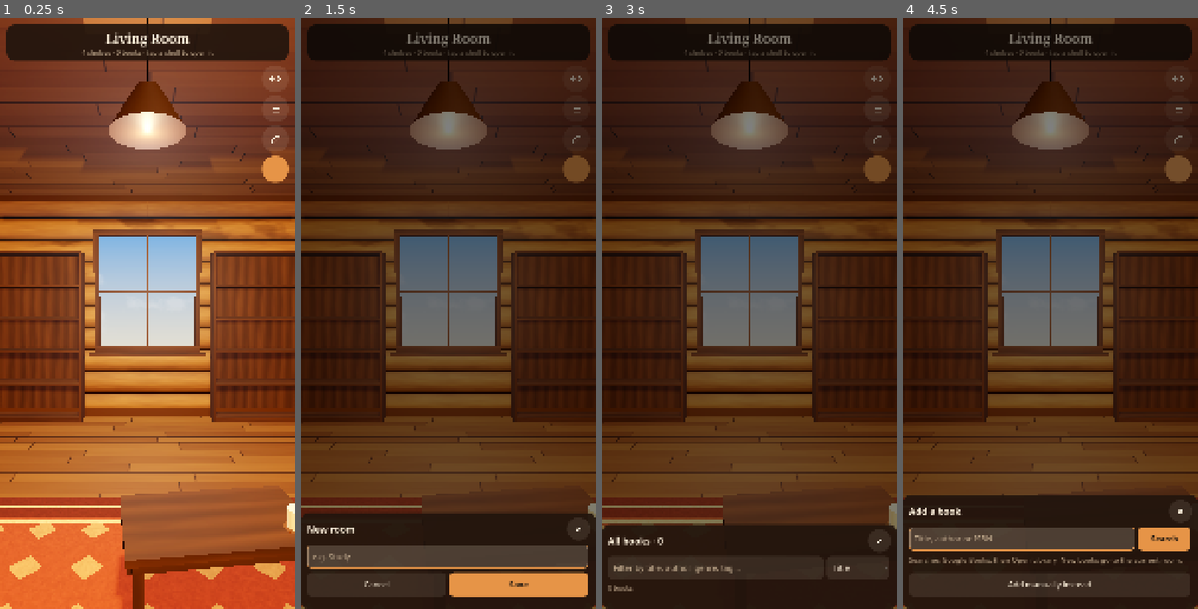
Above: before the commit, frames 1-4 (left to right).
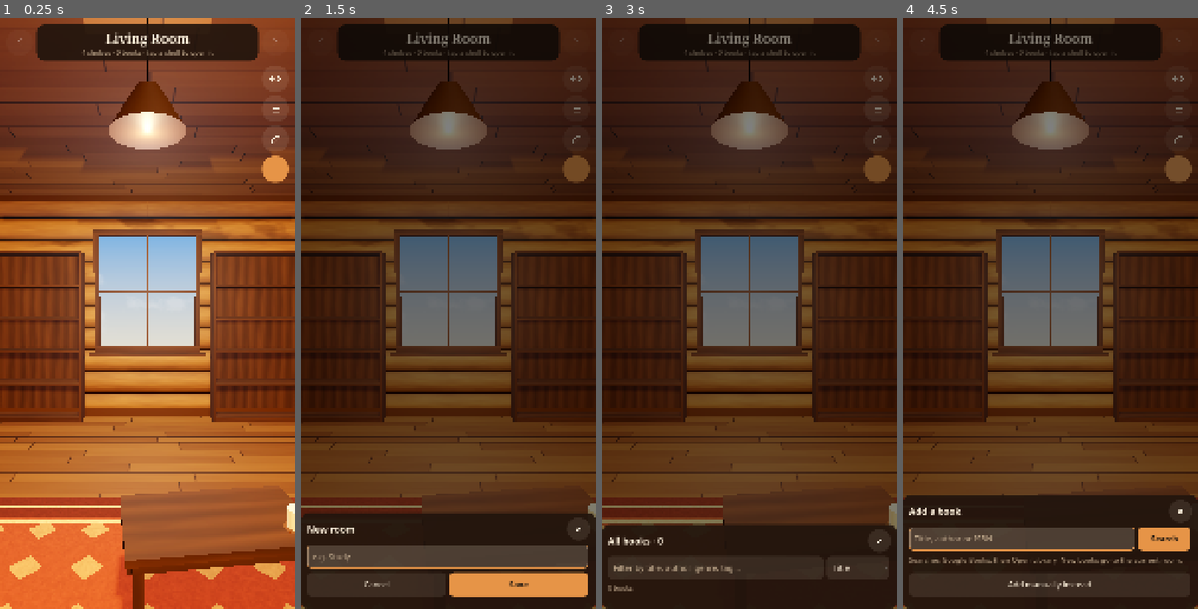
Above: after the commit, the same moments.

Repository: TheGoobsy/shelfcontrol
Game: Godot game, scene res://scenes/main.tscn
Same seed, same stepped clock (60 frames per second), same inputs: the game is played once before the commit and once after it.
Inputs (mouse positions are in pixels of both pictures, inside the frame that each line leads up to):
- Up to frame 1 (0.25 s): no input
- Up to frame 2 (1.5 s): click (448, 41) at 0.52 s; click "+ New room" at 1.25 s
- Up to frame 3 (3 s): click (876, 77) at 2.02 s; click (876, 106) at 2.77 s
- Up to frame 4 (4.5 s): click (1177, 136) at 3.52 s; click (1177, 171) at 4.27 s

The runs differ from the first frame. In frame 1, 1.4% of the frame differs, in the area x 2-98%, y 1-8%; in frame 2, 1.2%; in frame 3, 1.2%; in frame 4, 1.2%.

Commit message:
Top navigation arrows return as standalone buttons beside the title panel
Kept together with the faint mid-height edge chevrons; both drive the same
prev/next signals and grey out / hide when there is nothing to switch to.

Co-Authored-By: Claude Fable 5.1 <noreply@anthropic.com>

Diff:
--- a/scripts/ui/hud.gd
+++ b/scripts/ui/hud.gd
@@ -22,6 +22,8 @@
 var top_bar: PanelContainer
 var prev_btn: Button
 var next_btn: Button
+var top_prev: Button
+var top_next: Button
 var title_btn: Button
 var title_lbl: Label
 var sub_lbl: Label
@@ -277,6 +279,14 @@
 	_bottom_inset = bottom_inset
 	top_bar.offset_top = top_inset + 24
 	top_bar.offset_bottom = top_inset + 24
+	top_bar.offset_left = 24 + 96 + 14
+	top_bar.offset_right = -(24 + 96 + 14)
+	var bar_h := top_bar.get_combined_minimum_size().y
+	var arrow_y := top_inset + 24 + (bar_h - 96.0) / 2.0
+	top_prev.position = Vector2(24, arrow_y)
+	top_prev.size = Vector2(96, 96)
+	top_next.position = Vector2(canvas_size.x - 24 - 96, arrow_y)
+	top_next.size = Vector2(96, 96)
 	bottom_bar.offset_bottom = -(bottom_inset + 24)
 	bottom_bar.offset_right = -(24 + 108 + 16) if mode_shelf else -24
 	back_btn.offset_bottom = -(bottom_inset + 24)
@@ -317,7 +327,14 @@
 	sub_lbl.text_overrun_behavior = TextServer.OVERRUN_TRIM_ELLIPSIS
 	sub_lbl.mouse_filter = Control.MOUSE_FILTER_IGNORE
 	vb.add_child(sub_lbl)
-	# room / shelf navigation: bare chevrons at mid-height on the screen edges
+	# arrow buttons standing left and right of the title panel (positioned in _layout)
+	top_prev = _icon_button("res://icons/chevron_left.svg", 44)
+	top_prev.pressed.connect(func(): prev_pressed.emit())
+	root.add_child(top_prev)
+	top_next = _icon_button("res://icons/chevron_right.svg", 44)
+	top_next.pressed.connect(func(): next_pressed.emit())
+	root.add_child(top_next)
+	# the same navigation again as bare chevrons at mid-height on the screen edges
 	prev_btn = _nav_chevron("res://icons/chevron_left.svg", Control.PRESET_CENTER_LEFT)
 	prev_btn.pressed.connect(func(): prev_pressed.emit())
 	next_btn = _nav_chevron("res://icons/chevron_right.svg", Control.PRESET_CENTER_RIGHT)
@@ -433,6 +450,8 @@
 	sub_lbl.text = subtitle
 	prev_btn.visible = has_multiple
 	next_btn.visible = has_multiple
+	top_prev.disabled = not has_multiple
+	top_next.disabled = not has_multiple
 	_rebuild_actions()
 	refresh_tray()
 
@@ -442,6 +461,8 @@
 	sub_lbl.text = subtitle
 	prev_btn.visible = has_multiple
 	next_btn.visible = has_multiple
+	top_prev.disabled = not has_multiple
+	top_next.disabled = not has_multiple
 	_rebuild_actions()
 	refresh_tray()
 
Not shown, changed: README.md
